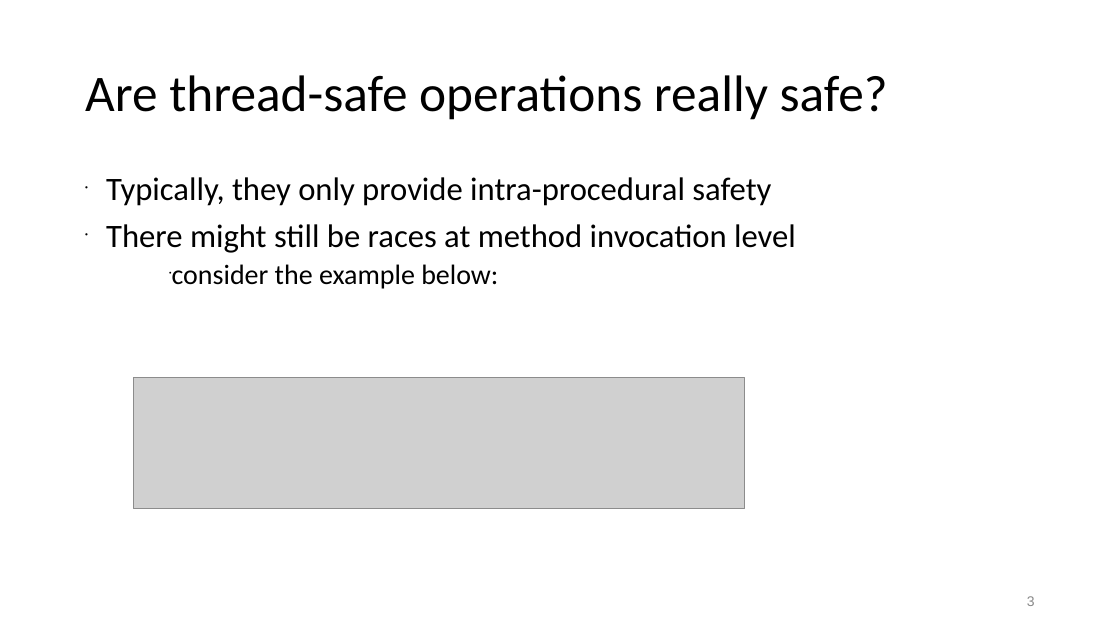
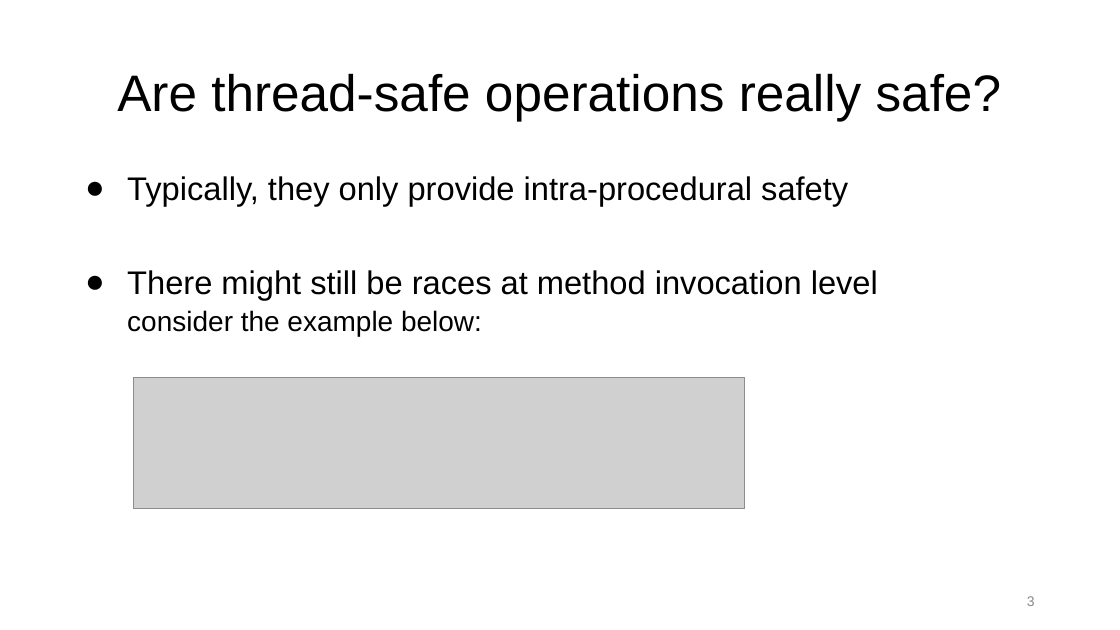
Before and after one commit to xiaohe27/Tasks, a slide deck: slide 3 of Slides/qual-presentation.ppt. Drawn at 1120x630 pixels with LibreOffice and Linux fonts; fonts in the diff are those of the drawing; grey boxes stand for pictures. Boxes give left, top, right and bottom in pixels: in the first picture for what was removed or moved away, otherwise in the second. Text is boxed around its words. In the diff, an @@ line names an element or a change of style, - is before the commit and + after.

```diff
--- a/Slides/qual-presentation.ppt
+++ b/Slides/qual-presentation.ppt
@@ title "Are thread-safe operations really safe?" at (117, 73, 1001, 121): font Calibri to Arial; alignment left to centre @@
@@ subtitle "Typically, they only provide intra-procedural ..." at (127, 176, 878, 336): font Calibri to Arial; bullet • to ●; bullet • to none @@
```
Also in this commit, not shown: 14 other slides changed, 4 slides added, 3 slides removed, 2 other files.
